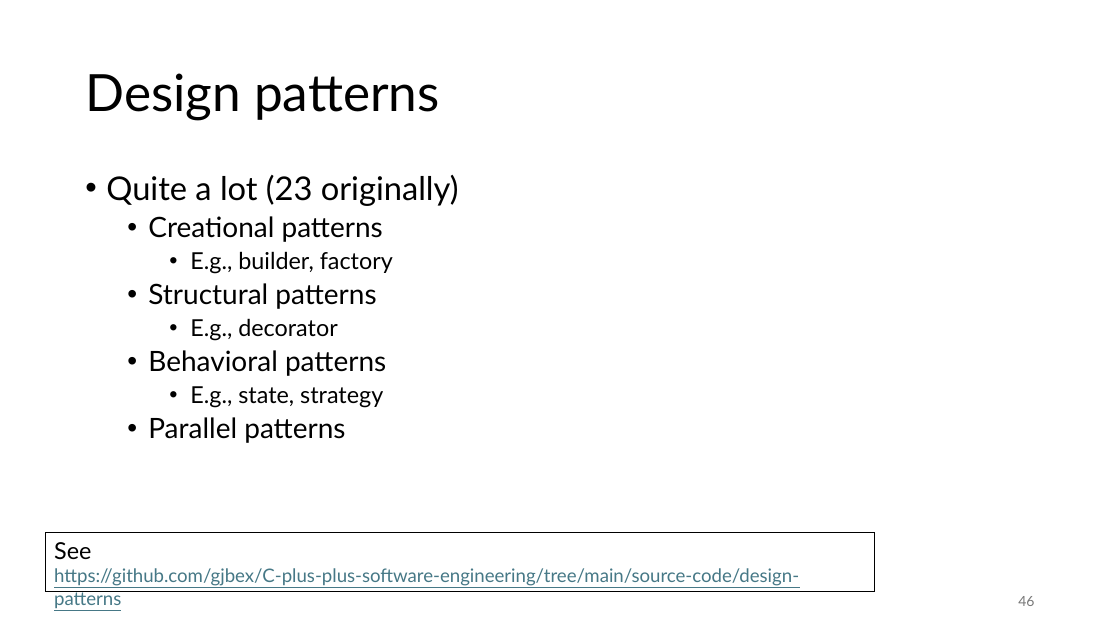
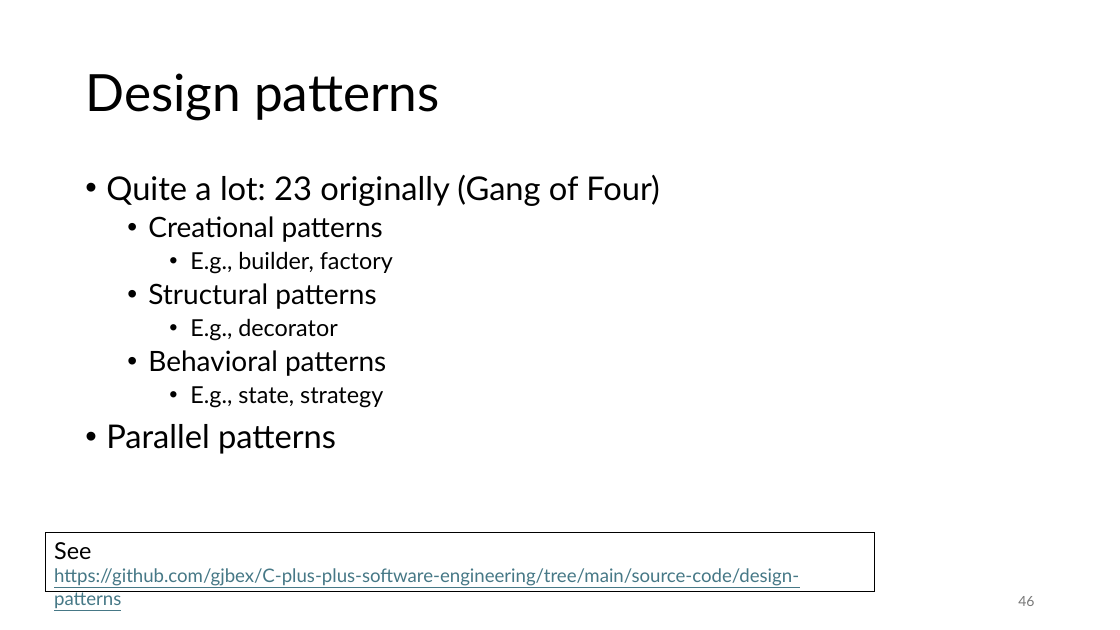
Before and after one commit to gjbex/C-plus-plus-software-engineering, a slide deck: slide 46 of cpp_software_engineering.pptx. Drawn at 1120x630 pixels with LibreOffice and Linux fonts; fonts in the diff are those of the drawing. Boxes give left, top, right and bottom in pixels: in the first picture for what was removed or moved away, otherwise in the second. Text is boxed around its words. In the diff, an @@ line names an element or a change of style, - is before the commit and + after.

Commit message:
Fix typos

```diff
--- a/cpp_software_engineering.pptx
+++ b/cpp_software_engineering.pptx
@@ text at [106,175,660,206]: text changed @@
-• Quite a lot (23 originally)
+• Quite a lot: 23 originally (Gang of Four)
@@ text at [106,424,336,454]: size 24 to 28 pt in "Parallel patterns"; list level 2 to 1 in "Parallel patterns" @@
```
Also in this commit, not shown: 3 other slides changed.
